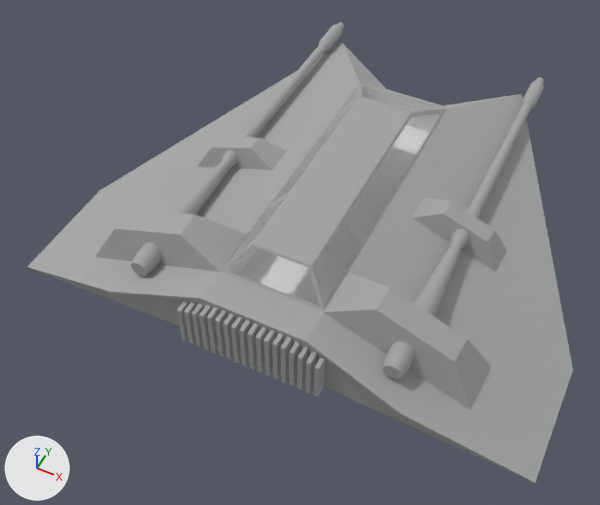
The Blender file models/snowspeeder.blend, before and after one commit.
Before and after are seen from a 50 mm camera at (1.96, -4.74, 5.41) aimed at (-0.22, -0.38, -0.04). Lighting does not change. The marker at lower left points along +X, +Y and +Z.
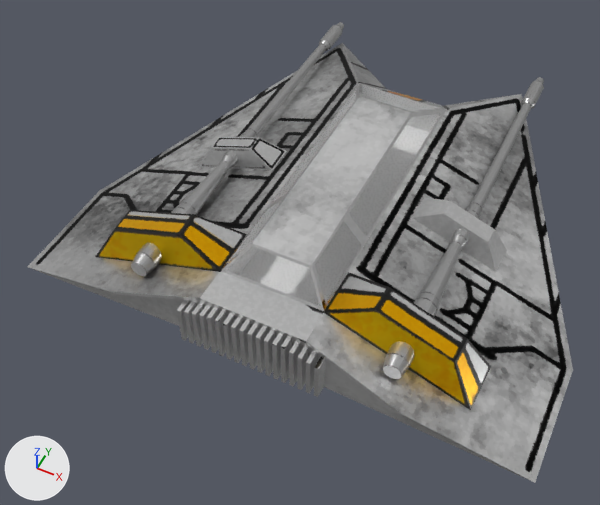
The newer file is also rescaled (x2.0) as a whole; pictures and numbers use the older file's frame.

Location of each change, (x1, y1, x2, y2) in pixels of the pictures (600 x 505 px):
'Plane', surface changed
    both: (28, 22, 573, 475)
part 1 of me_plane, surface changed
    both: (27, 22, 573, 483)

Diff of the bpy script that builds the scene:
```diff
--- a/models/snowspeeder.blend.py
+++ b/models/snowspeeder.blend.py
@@ img_snowspeeder @@
+img_snowspeeder = load_image('snowspeeder', 'snowspeeder.png', 1024, 1024, 'sRGB')
@@ mat_snowspeeder @@
 n0 = _N.new('ShaderNodeBsdfPrincipled'); n0.name = 'Principled BSDF'
 n0.subsurface_method = 'RANDOM_WALK_SKIN'
-n0.inputs[0].default_value = (0.507, 0.507, 0.507, 1.0)  # 'Base Color', grey #bdbdbd
-n0.inputs[1].default_value = 0.462  # 'Metallic'
-n0.inputs[2].default_value = 0.865  # 'Roughness'
-n0.inputs[13].default_value = 0.269  # 'Specular IOR Level'
+n0.inputs[1].default_value = 0.864  # 'Metallic'
+n0.inputs[2].default_value = 0.317  # 'Roughness'
+n0.inputs[13].default_value = 0.315  # 'Specular IOR Level'
 n1 = _N.new('ShaderNodeOutputMaterial'); n1.name = 'Material Output'
+n2 = _N.new('ShaderNodeTexImage'); n2.name = 'Image Texture'
+n2.image = img_snowspeeder
+n3 = _N.new('ShaderNodeUVMap'); n3.name = 'UV Map'
 _L.new(n0.outputs[0], n1.inputs[0])  # 'BSDF' to 'Surface'
+_L.new(n2.outputs[0], n0.inputs[0])  # 'Color' to 'Base Color'
+_L.new(n3.outputs[0], n2.inputs[0])  # 'UV' to 'Vector'
@@ me_plane @@
 me_plane.from_pydata(...)  # 572 vertices, 497 faces; spans x -2.23..2.23, y -1.71..2.28, z 0.0..0.8
 # used by ob_plane; location = (0.0, 0.0, 0.0)
+# me_plane part 1: texture (UV) coordinates of 497 of 497 faces, centred in x -1.71..1.71, y -1.71..2.28, z 0.03..0.8, changed; they spanned u 0.0..1.0, v 0.0..1.0 and now span u 0.0..1.0, v 0.0..0.95
 me_plane.materials.append(mat_snowspeeder)
```
